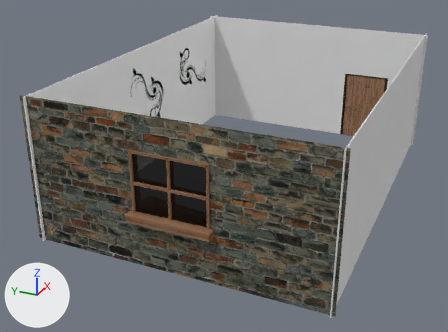
The Blender file Projekt/01-Model/lw-Wand mit Fenster.blend as it was, and as the next commit left it.
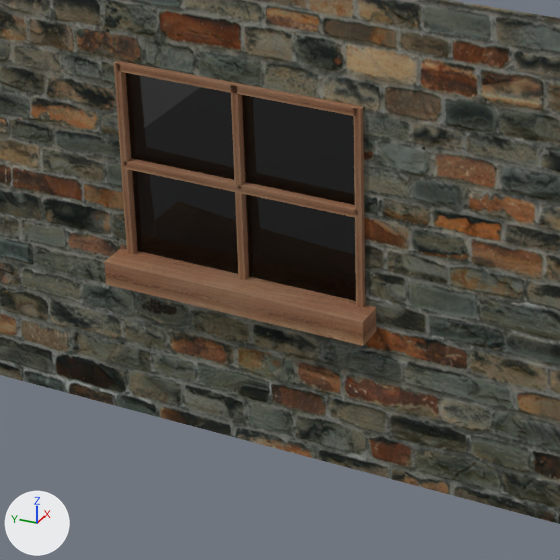
Each version is shown whole from a 50 mm camera at (-36.03, -15.1, 20.32) aimed at (0.91, 1.52, 1.86), then close up on the part from 20% to 61% of the width and 39% to 94% of the height. The axes (+X, +Y, +Z) are drawn at lower left. The lights are the same throughout.

The first close-up shows 'Fenster', 'Wand mit Loch'.
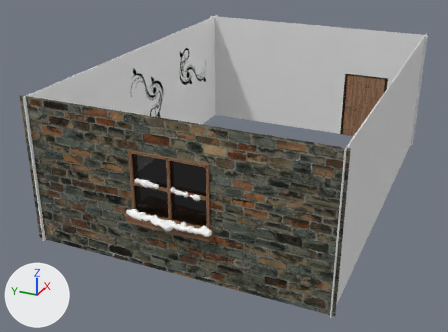
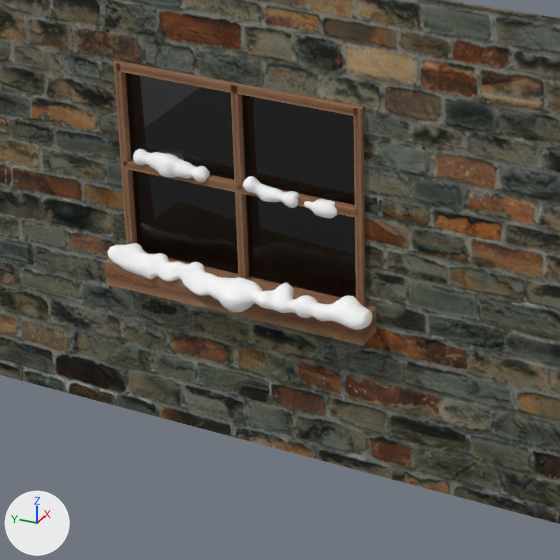
Pixel boxes (x1, y1, x2, y2) of what changed, in the close-ups (560 x 560 px):
'Mball.040', added: after (108, 149, 372, 330)

Edits to the bpy script that builds the scene:
```text
Add mat_material:
    mat_material = diffuse_material('Material')
    mat_material.base_color = (1.0, 1.0, 1.0)  # white #ffffff
Add me_mesh:
    me_mesh.from_pydata(...)  # 1132 vertices, 1389 faces; spans x -1.1..2.7, y -8.9..9.5, z -1.4..7.1
    me_mesh.polygons.foreach_set('use_smooth', [True] * 1389)
    me_mesh.materials.append(mat_material)  # white #ffffff
Add ob_mball_040:
    ob_mball_040 = bpy.data.objects.new('Mball.040', me_mesh)
    ob_mball_040.location = (-10.36, -0.22, 3.32)
    ob_mball_040.rotation_euler = (0.0649, 0.0152, -0.00756)  # degrees (3.7, 0.9, -0.4)
    ob_mball_040.scale = (0.294, 0.294, 0.294)
    _m = ob_mball_040.modifiers.new('Subsurf', 'SUBSURF')
```
